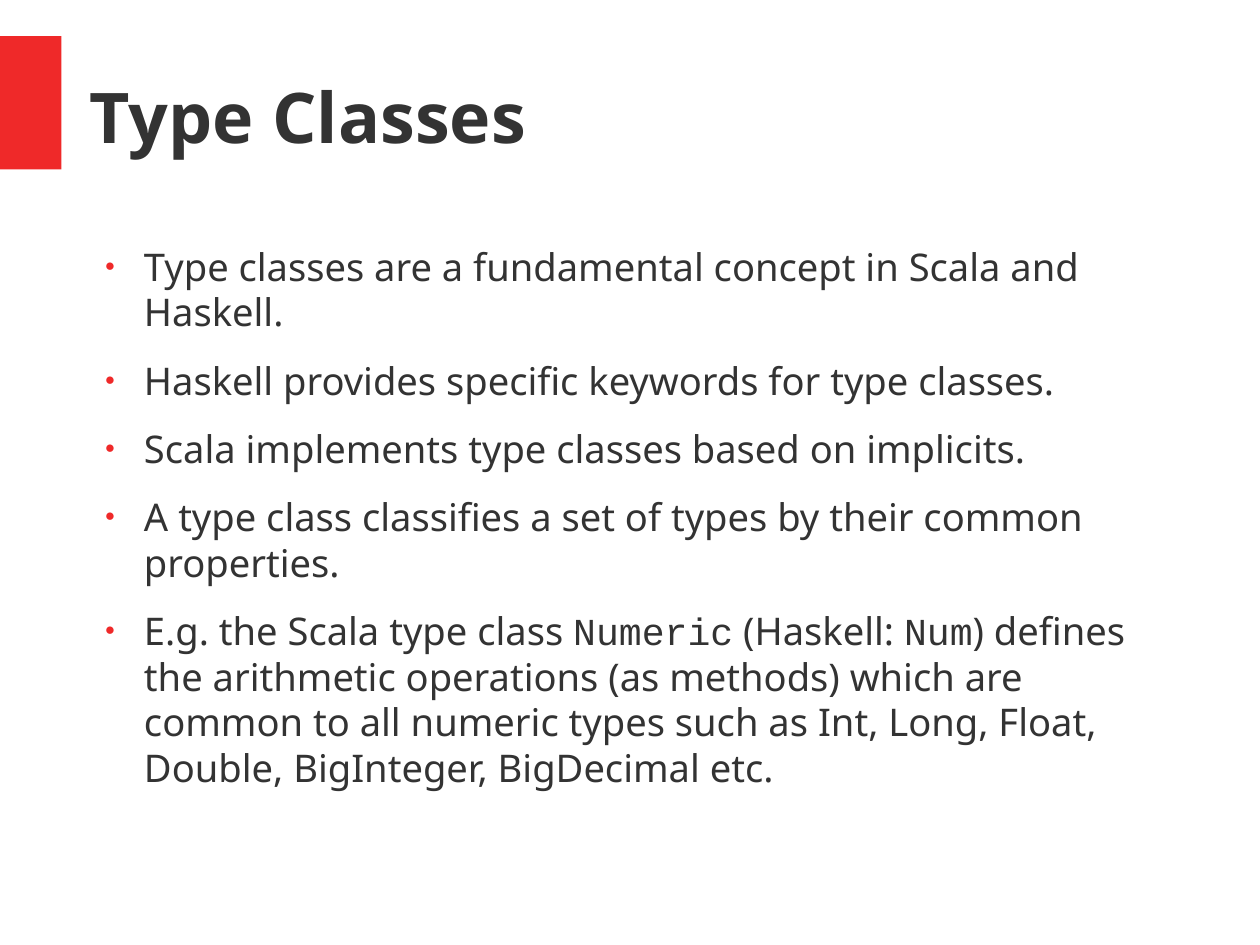
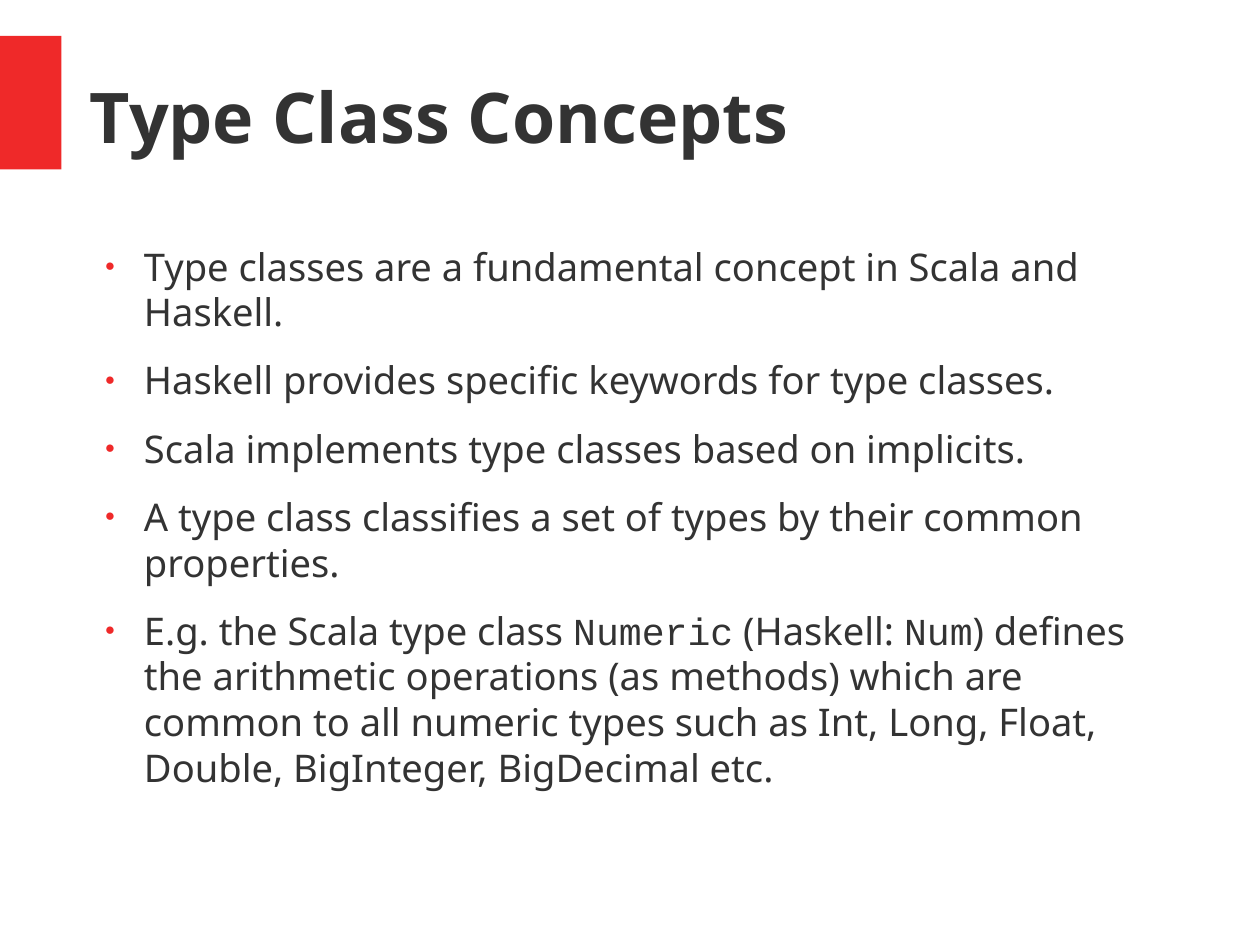
Before and after one commit to hermannhueck/typeclasses, a slide deck: slide 14 of Slides/TypeClasses.pptx (slide 13 before the commit). Drawn at 1260x945 pixels with LibreOffice and Linux fonts; fonts in the diff are those of the drawing. Boxes give left, top, right and bottom in pixels: in the first picture for what was removed or moved away, otherwise in the second. Text is boxed around its words. In the diff, an @@ line names an element or a change of style, - is before the commit and + after.

```diff
--- a/Slides/TypeClasses.pptx
+++ b/Slides/TypeClasses.pptx
@@ text at (90,90,788,160): text changed @@
-Type Classes
+Type Class Concepts
```
Also in this commit, not shown: 6 other slides changed, 12 slides added, 1 other file.
